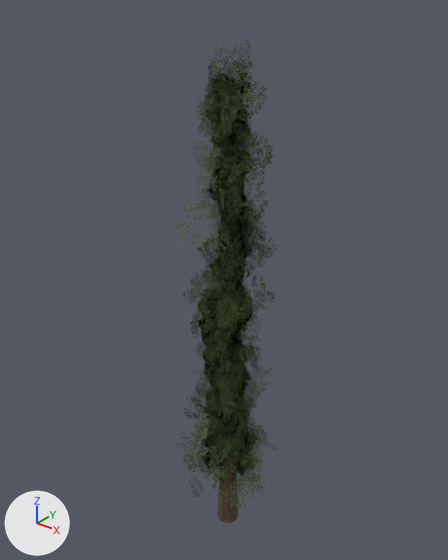
An edit to the glTF model assets/models/tree/cypress_2.glb, drawn before and after from the same camera.
Both versions are drawn from a camera (50 mm lens) standing at (7.87, -10.01, 13.08) and looking at (-0.27, 0.17, 6.77). The lights are fixed; the arrows at lower left show +X, +Y and +Z. The picture after the commit comes second. Vertices at exactly the same position are counted once.

In view in the first picture: 'cypress'.
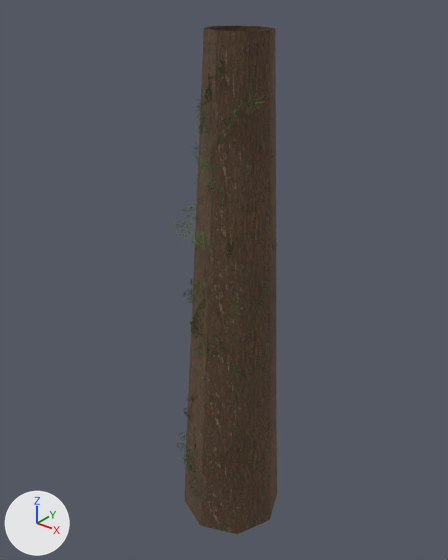
Where the newer file only moved an object's origin or applied its transform, the numbers keep the older frame.

Diff of the bpy script that builds the scene:
```diff
--- a/assets/models/tree/cypress_2.glb.py
+++ b/assets/models/tree/cypress_2.glb.py
@@ me_woodmesh @@
 # used by ob_cypress; location = (0.0, 0.0, 0.0)
-me_woodmesh.from_pydata(...)  # 886 vertices, 496 faces; spans x -1.33..1.5, y -1.61..1.5, z -0.34..12.23
+me_woodmesh.from_pydata(...)  # 882 vertices, 496 faces; spans x -1.33..1.5, y -1.61..1.5, z 0.14..12.23
+# me_woodmesh part 1: a new loose piece of 50 vertices spanning x -1.33..1.26, y -1.1..1.5, z 0.14..12.23, in mat_bark
+# me_woodmesh part 2: the loose piece of 54 vertices spanning x -0.3..0.3, y -0.3..0.3, z -0.34..2.45 is deleted
 me_woodmesh.materials.append(mat_bark)
```

Boxes (x1, y1, x2, y2) around the edits, measured in the pictures (448 x 560 px):
'cypress', reshaped: before (172, 39, 281, 523); after (172, 26, 281, 534)
part 1 of me_woodmesh, added (brown): after (185, 26, 277, 534)
part 2 of me_woodmesh, deleted (brown): before (217, 433, 239, 523)
